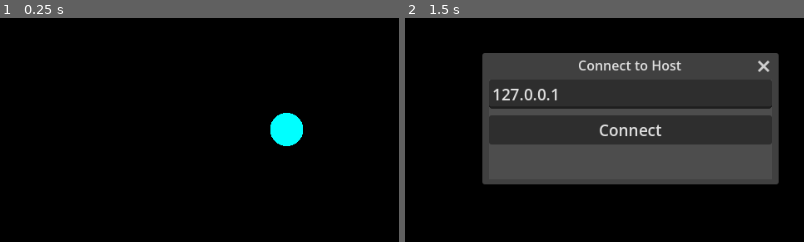
Above: before the commit, frames 1-2 (left to right).
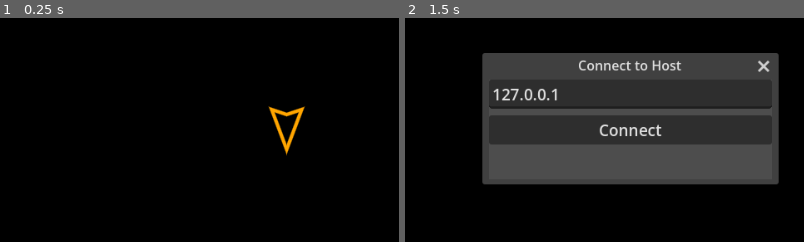
Above: after the commit, the same moments.

Repository: zabuuq/space-game
Game: Godot game, scene res://main.tscn
Two runs of this game, one before a commit and one after it. Both use one fixed random seed, a clock stepped at 60 frames per second and the inputs below.
Inputs:
- Up to frame 1 (0.25 s): no input
- Up to frame 2 (1.5 s): click "Host" at 0.5 s; click "Join" at 1.25 s
The pictures show only the part of the screen within x 22-72%, y 25-75%; the shares and areas given below are measured in that part.

The runs differ from the first frame. In frame 1, 1.3% of the frame differs, in the area x 67-77%, y 39-62%; in frame 2, nothing differs.

Commit message:
Change directional dot to a movable ship icon
6. Update the program to have an icon (ship) that moves around the screen.
  * Ship design specs:
    * It should be triangular in shape, similar to the ship icon of the game Asteroids.
      * Use these dot coordinates as a guide:
        * (0,24) - forward "nose" point
        * (18,-24) - back right "wing" point
        * (0,-18) - back middle "engine" point
        * (-18,-24) - left back "wing" point
        * then connect back to the forward "nose" point
  * Ship movement:
    * `A` rotates the ship counter-clockwise.
    * `D` rotates the ship clockwise.
    * `W` increases the ship's speed.
    * `S` decreases the ship's speed.
    * Minimum speed of the ship is 0 pixels per second, or no movement. The ship cannot go backwards.
    * Maximum speed of the ship should be equivalent to 200 pixels per second.
    * Increment 28 pixel per second at a time.
  * Movement constraints:
    * The right section of the window is the field of play.
      * When the ship reaches an edge of the field of play it should continue to the opposite edge of the field.
        * This should act similar to the game of Asteroids where the ship crosses from one side to the other.
        * Make sure it is a smooth transition from one side to the other. The ship will be partially visible on both sides as it passes across the edge of the field of play until it is completely crossed.
  * Host/Client requirements:
    * Pass the ships location and direction to the clients' applications.
    * The client application should render the ship icon based on the information shared.
    * Be sure to keep screen size and resolution in mind when displaying the ship on the client screens. Everyone should see the ship in the same relative location on their respective screens.

Diff:
--- a/scripts/main.gd
+++ b/scripts/main.gd
@@ -1,13 +1,11 @@
 extends Node2D
 
-const ARROW_LENGTH := 90.0
-const ARROW_HEAD := 24.0
-const DOT_RADIUS := 20.0
 const DEFAULT_PORT := 56419
 const FONT_SIZE_INCREASE := 3
 const QUIT_BUTTON_SIZE := 32.0
-
-var direction: Vector2 = Vector2.ZERO
+const SHIP_OUTLINE_WIDTH := 3.0
+const SHIP_NAVIGATION_SCRIPT := preload("res://scripts/ship_navigation.gd")
+
 var status_label: Label
 var local_ip_label: Label
 var external_ip_label: Label
@@ -25,10 +23,11 @@
 var local_external_ip := "Loading..."
 var peer_order: Array[int] = []
 var peer_info_by_id: Dictionary = {}
-
-@rpc("any_peer", "call_local", "reliable")
-func update_direction(new_direction: Vector2) -> void:
-	direction = new_direction
+var ship_navigation: ShipNavigation = SHIP_NAVIGATION_SCRIPT.new()
+
+@rpc("authority", "call_local", "unreliable")
+func sync_ship_state(new_position: Vector2, new_rotation: float, new_speed: float) -> void:
+	ship_navigation.apply_network_state(new_position, new_rotation, new_speed)
 	queue_redraw()
 
 @rpc("any_peer", "reliable")
@@ -69,6 +68,7 @@
 	get_viewport().size_changed.connect(queue_redraw)
 
 	set_process_unhandled_input(true)
+	set_process(true)
 	_set_status("Not connected")
 	_update_local_ip_labels()
 	_request_external_ip()
@@ -234,6 +234,12 @@
 	_set_status("Hosting on port %d" % DEFAULT_PORT)
 	_set_connected_controls(true)
 	_initialize_host_roster()
+	_reset_ship()
+	sync_ship_state.rpc(
+		ship_navigation.position,
+		ship_navigation.rotation_radians,
+		ship_navigation.speed
+	)
 
 func _on_join_pressed() -> void:
 	join_popup.popup_centered()
@@ -296,6 +302,7 @@
 	peer_order.clear()
 	peer_info_by_id.clear()
 	_refresh_peer_list()
+	_reset_ship()
 
 func _set_connected_controls(is_connected: bool) -> void:
 	host_button.visible = not is_connected
@@ -412,6 +419,34 @@
 	_update_local_ip_labels()
 	_submit_local_identity()
 
+func _reset_ship() -> void:
+	ship_navigation.reset(_get_right_section_center())
+	queue_redraw()
+
+func _process(delta: float) -> void:
+	if multiplayer.multiplayer_peer == null:
+		return
+	if not multiplayer.is_server():
+		return
+
+	if not ship_navigation.initialized:
+		_reset_ship()
+
+	ship_navigation.update_host(
+		delta,
+		Input.is_physical_key_pressed(KEY_A),
+		Input.is_physical_key_pressed(KEY_D),
+		Input.is_physical_key_pressed(KEY_W),
+		_get_right_section_rect()
+	)
+
+	sync_ship_state.rpc(
+		ship_navigation.position,
+		ship_navigation.rotation_radians,
+		ship_navigation.speed
+	)
+	queue_redraw()
+
 func _unhandled_input(event: InputEvent) -> void:
 	if multiplayer.multiplayer_peer == null:
 		return
@@ -419,21 +454,16 @@
 		return
 	if event is InputEventKey and not event.echo:
 		match event.physical_keycode:
-			KEY_W, KEY_S, KEY_A, KEY_D:
-				update_direction.rpc(_get_current_direction())
+			KEY_S:
+				ship_navigation.decrease_speed_once()
 			_:
 				return
-
-func _get_current_direction() -> Vector2:
-	if Input.is_physical_key_pressed(KEY_W):
-		return Vector2.UP
-	if Input.is_physical_key_pressed(KEY_S):
-		return Vector2.DOWN
-	if Input.is_physical_key_pressed(KEY_A):
-		return Vector2.LEFT
-	if Input.is_physical_key_pressed(KEY_D):
-		return Vector2.RIGHT
-	return Vector2.ZERO
+		sync_ship_state.rpc(
+			ship_navigation.position,
+			ship_navigation.rotation_radians,
+			ship_navigation.speed
+		)
+		queue_redraw()
 
 func _get_right_section_center() -> Vector2:
 	if right_section == null:
@@ -441,19 +471,13 @@
 	var right_rect := right_section.get_global_rect()
 	return right_rect.position + (right_rect.size * 0.5)
 
+func _get_right_section_rect() -> Rect2:
+	if right_section == null:
+		return get_viewport_rect()
+	return right_section.get_global_rect()
+
 func _draw() -> void:
-	var center := _get_right_section_center()
-	if direction == Vector2.ZERO:
-		draw_circle(center, DOT_RADIUS, Color.CYAN)
-		return
-
-	var dir := direction.normalized()
-	var tip := center + (dir * ARROW_LENGTH)
-	var tail := center - (dir * ARROW_LENGTH * 0.45)
-	var normal := Vector2(-dir.y, dir.x)
-	var left_wing := tip - (dir * ARROW_HEAD) + (normal * ARROW_HEAD * 0.6)
-	var right_wing := tip - (dir * ARROW_HEAD) - (normal * ARROW_HEAD * 0.6)
-
-	draw_line(tail, tip, Color.ORANGE, 8.0)
-	draw_line(tip, left_wing, Color.ORANGE, 8.0)
-	draw_line(tip, right_wing, Color.ORANGE, 8.0)
+	if not ship_navigation.initialized:
+		return
+
+	draw_polyline(ship_navigation.get_transformed_points(), Color.ORANGE, SHIP_OUTLINE_WIDTH, true)
--- /dev/null
+++ b/scripts/ship_navigation.gd
@@ -0,0 +1,86 @@
+extends RefCounted
+class_name ShipNavigation
+
+const MAX_SPEED := 200.0
+const SPEED_STEP := 28
+const ROTATION_SPEED := 2.8
+const SHIP_POINTS := [
+	Vector2(0, 24),
+	Vector2(18, -24),
+	Vector2(0, -18),
+	Vector2(-18, -24)
+]
+
+var position: Vector2 = Vector2.ZERO
+var rotation_radians := 0.0
+var speed := 0.0
+var initialized := false
+
+func reset(center: Vector2) -> void:
+	position = center
+	rotation_radians = 0.0
+	speed = 0.0
+	initialized = true
+
+func apply_network_state(new_position: Vector2, new_rotation: float, new_speed: float) -> void:
+	position = new_position
+	rotation_radians = new_rotation
+	speed = clampf(new_speed, 0.0, MAX_SPEED)
+	initialized = true
+
+func update_host(
+	delta: float,
+	turn_left: bool,
+	turn_right: bool,
+	accelerate: bool,
+	bounds: Rect2
+) -> void:
+	if not initialized:
+		reset(bounds.position + (bounds.size * 0.5))
+
+	var rotate_input := 0.0
+	if turn_left:
+		rotate_input -= 1.0
+	if turn_right:
+		rotate_input += 1.0
+	rotation_radians += rotate_input * ROTATION_SPEED * delta
+
+	if accelerate:
+		speed = clampf(speed + (SPEED_STEP * delta), 0.0, MAX_SPEED)
+
+	if speed <= 0.0:
+		return
+
+	var forward := Vector2(0, 1).rotated(rotation_radians)
+	position += forward * speed * delta
+	position = _wrap_to_bounds(position, bounds)
+
+func decrease_speed_once() -> void:
+	speed = clampf(speed - SPEED_STEP, 0.0, MAX_SPEED)
+
+func get_transformed_points() -> PackedVector2Array:
+	var transformed := PackedVector2Array()
+	for point in SHIP_POINTS:
+		transformed.append(position + point.rotated(rotation_radians))
+	# Close the shape by connecting back to the nose.
+	transformed.append(position + SHIP_POINTS[0].rotated(rotation_radians))
+	return transformed
+
+func _wrap_to_bounds(current: Vector2, bounds: Rect2) -> Vector2:
+	var min_x := bounds.position.x
+	var min_y := bounds.position.y
+	var max_x := bounds.position.x + bounds.size.x
+	var max_y := bounds.position.y + bounds.size.y
+
+	var wrapped := current
+	if wrapped.x < min_x:
+		wrapped.x = max_x
+	elif wrapped.x > max_x:
+		wrapped.x = min_x
+
+	if wrapped.y < min_y:
+		wrapped.y = max_y
+	elif wrapped.y > max_y:
+		wrapped.y = min_y
+
+	return wrapped
Not shown, added: scripts/ship_navigation.gd.uid
Not shown, changed: README.md
Not shown, changed: codex_tasks.md
Not shown, changed: demos/Network Arrow Demo.pck
